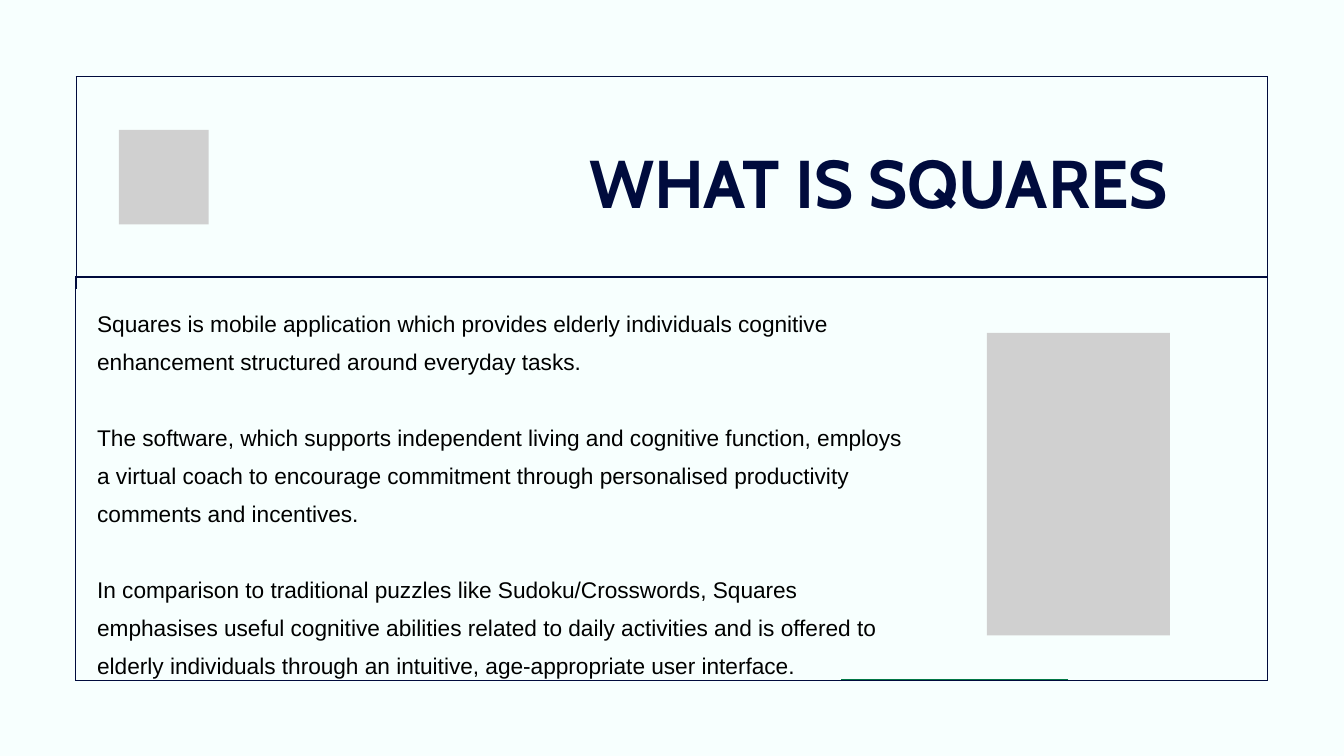
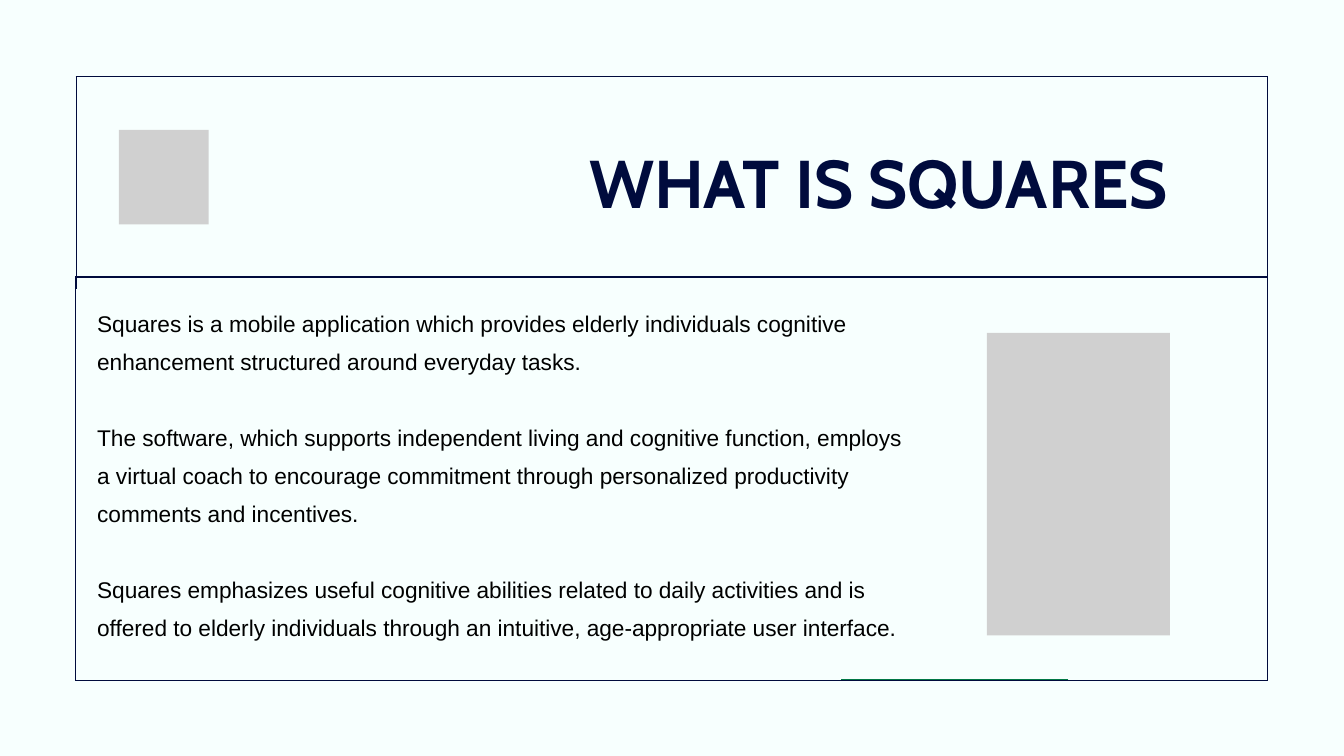
Before and after one commit to Ciaranot-04/Cognitive-Elders-Application, a slide deck: slide 2 of Presentation/Ciaran O' Toole - C00297672 Project Presentation.pptx. Drawn at 1344x756 pixels with LibreOffice and Linux fonts; fonts in the diff are those of the drawing; grey boxes stand for pictures. Boxes give left, top, right and bottom in pixels: in the first picture for what was removed or moved away, otherwise in the second. Text is boxed around its words. In the diff, an @@ line names an element or a change of style, - is before the commit and + after.

Commit message:
Tweaks to Presentation

```diff
--- a/Presentation/Ciaran O' Toole - C00297672 Project Presentation.pptx
+++ b/Presentation/Ciaran O' Toole - C00297672 Project Presentation.pptx
@@ text at bbox=[97, 315, 901, 641]: text changed @@
-Squares is mobile application which provides elderly individuals cognitive enhancement structured around everyday tasks.
-The software, which supports independent living and cognitive function, employs a virtual coach to encourage commitment through personalised productivity comments and incentives.
-In comparison to traditional puzzles like Sudoku/Crosswords, Squares emphasises useful cognitive abilities related to daily activities and is offered to elderly individuals through an intuitive, age-appropriate user interface.
+Squares is a mobile application which provides elderly individuals cognitive enhancement structured around everyday tasks.
+The software, which supports independent living and cognitive function, employs a virtual coach to encourage commitment through personalized productivity comments and incentives.
+Squares emphasizes useful cognitive abilities related to daily activities and is offered to elderly individuals through an intuitive, age-appropriate user interface.
```
Also in this commit, not shown: 2 other slides changed.
